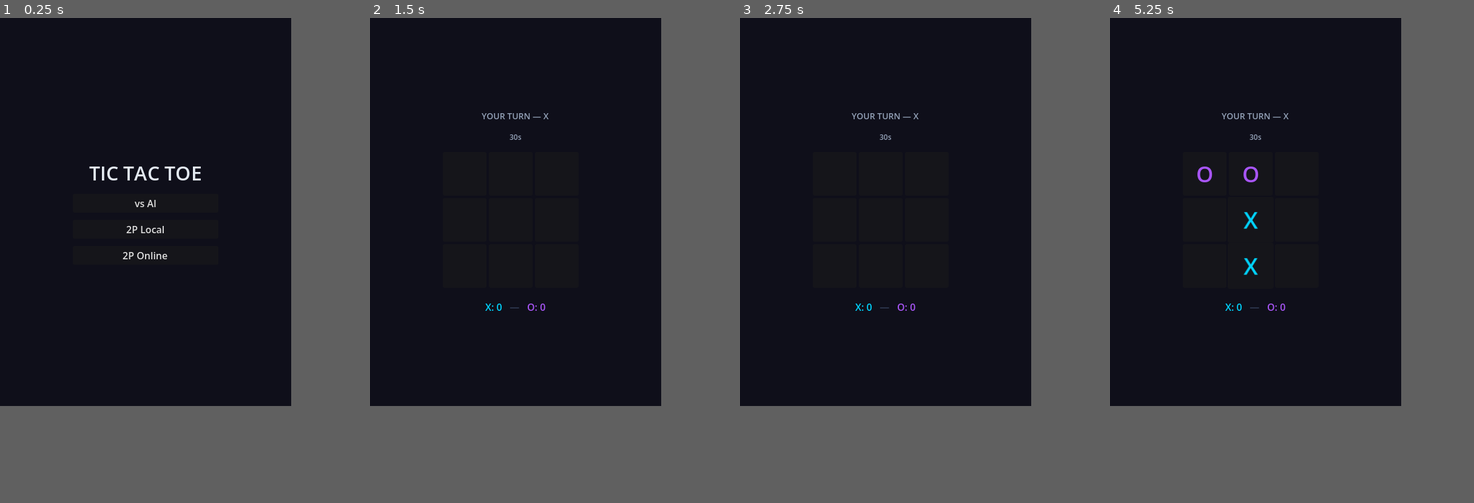
Above: before the commit, frames 1-4 (left to right).
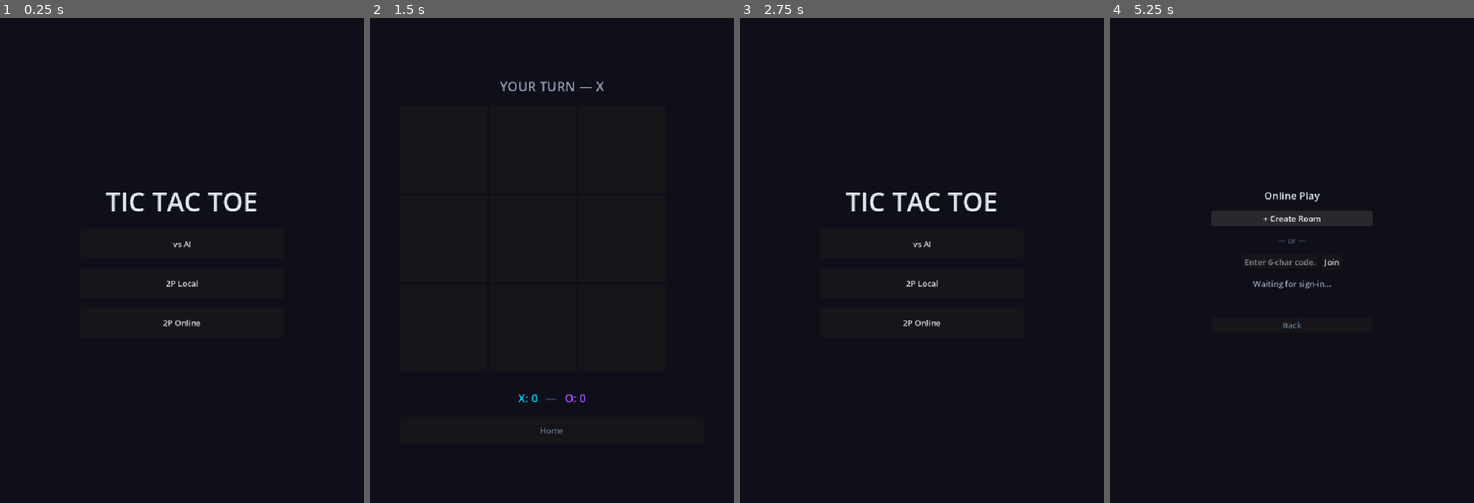
Above: after the commit, the same moments.

Repository: weilies/nexus-arcade
Game: Godot game, scene res://scenes/MainMenu.tscn
Same seed, same stepped clock (60 frames per second), same inputs: the game is played once before the commit and once after it.
Inputs (mouse positions are in pixels of both pictures, inside the frame that each line leads up to):
- Up to frame 1 (0.25 s): no input
- Up to frame 2 (1.5 s): click "vs AI" at 0.5 s; click "Hard — Unbeatable" at 1.25 s
- Up to frame 3 (2.75 s): click (885, 347) at 2 s, where only the run after the commit has a clickable "Home"
- Up to frame 4 (5.25 s): click (1255, 231) at 2.75 s, where only the run after the commit has a clickable "2P Local"; click (1255, 347) at 3.5 s, where only the run after the commit has a clickable "Home"; click (1255, 260) at 4.25 s, where only the run after the commit has a clickable "2P Online"; click (1255, 178) at 5 s, where only the run after the commit has a clickable "+ Create Room"
In our replay, the window is 480x640 before the commit and 600x800 after it. These sizes can differ from the game's own. Grey fills any space a smaller window leaves; there, only what the larger window draws over its background counts as a difference.

The runs differ from the first frame. In frame 1, 1.4% of the frame differs, in the area x 24-71%, y 30-64%; in frame 2, 0.6%; in frame 3, 1.0%; in frame 4, 1.5%, in the area x 24-73%, y 19-64%.

Commit message:
feat: SFX system, portal UI polish, GDD updates, Godot .uid resource tracking
- Add SFX.gd sound effects script for tic-tac-toe
- Polish portal components (login, GameCard, Nav, Leaderboard, tailwind config)
- Update GDD template with deeper design sections
- Track Godot auto-generated .uid resource files

Co-Authored-By: Claude Sonnet 4.6 <noreply@anthropic.com>

Diff:
--- a/games/tic-tac-toe/project.godot
+++ b/games/tic-tac-toe/project.godot
@@ -22,12 +22,14 @@
 [autoload]
 
 Globals="*res://scripts/Globals.gd"
+SFX="*res://scripts/SFX.gd"
 
 [display]
 
-window/size/viewport_width=480
-window/size/viewport_height=640
+window/size/viewport_width=720
+window/size/viewport_height=960
 window/stretch/mode="canvas_items"
+window/stretch/aspect="keep"
 
 [editor_plugins]
 
--- a/games/tic-tac-toe/scenes/AIDifficultySelect.gd
+++ b/games/tic-tac-toe/scenes/AIDifficultySelect.gd
@@ -3,12 +3,18 @@
 func _ready() -> void:
 	$VBoxContainer/BtnEasy.pressed.connect(_on_easy)
 	$VBoxContainer/BtnHard.pressed.connect(_on_hard)
-	$VBoxContainer/BtnBack.pressed.connect(func(): get_tree().change_scene_to_file("res://scenes/MainMenu.tscn"))
+	$VBoxContainer/BtnBack.pressed.connect(_on_back)
+
+func _on_back() -> void:
+	SFX.click()
+	get_tree().change_scene_to_file("res://scenes/MainMenu.tscn")
 
 func _on_easy() -> void:
+	SFX.click()
 	_launch(TicTacToeAI.Difficulty.EASY)
 
 func _on_hard() -> void:
+	SFX.click()
 	_launch(TicTacToeAI.Difficulty.HARD)
 
 func _launch(difficulty: TicTacToeAI.Difficulty) -> void:
--- a/games/tic-tac-toe/scenes/AIDifficultySelect.tscn
+++ b/games/tic-tac-toe/scenes/AIDifficultySelect.tscn
@@ -23,32 +23,32 @@
 anchor_top = 0.5
 anchor_right = 0.5
 anchor_bottom = 0.5
-offset_left = -120.0
-offset_top = -100.0
-offset_right = 120.0
-offset_bottom = 100.0
-theme_override_constants/separation = 12
+offset_left = -200.0
+offset_top = -160.0
+offset_right = 200.0
+offset_bottom = 160.0
+theme_override_constants/separation = 20
 alignment = 1
 
 [node name="LblTitle" type="Label" parent="VBoxContainer"]
 layout_mode = 2
 text = "Choose Difficulty"
-theme_override_font_sizes/font_size = 20
+theme_override_font_sizes/font_size = 36
 theme_override_colors/font_color = Color(0.886, 0.91, 0.941, 1)
 horizontal_alignment = 1
 
 [node name="BtnEasy" type="Button" parent="VBoxContainer"]
 layout_mode = 2
-custom_minimum_size = Vector2(240, 0)
+custom_minimum_size = Vector2(360, 60)
 text = "Easy"
 
 [node name="BtnHard" type="Button" parent="VBoxContainer"]
 layout_mode = 2
-custom_minimum_size = Vector2(240, 0)
+custom_minimum_size = Vector2(360, 60)
 text = "Hard — Unbeatable"
 
 [node name="BtnBack" type="Button" parent="VBoxContainer"]
 layout_mode = 2
-custom_minimum_size = Vector2(240, 0)
+custom_minimum_size = Vector2(360, 56)
 text = "Back"
 theme_override_colors/font_color = Color(0.392, 0.455, 0.573, 1)
--- a/games/tic-tac-toe/scenes/GameBoard.gd
+++ b/games/tic-tac-toe/scenes/GameBoard.gd
@@ -42,6 +42,7 @@
 	add_child(_turn_timer)
 	_turn_timer.timed_out.connect(_on_turn_timeout)
 
+	$VBoxContainer/BtnHome.pressed.connect(_on_home)
 	_connect_cells()
 	_refresh_ui()
 
@@ -81,6 +82,7 @@
 func _do_place(cell_index: int) -> void:
 	if not _state.place(cell_index):
 		return
+	SFX.click()
 	_animate_piece(cell_index)
 	_refresh_ui()
 	if _state.result != GameState.GameResult.ONGOING:
@@ -97,6 +99,7 @@
 func _do_place_online(cell_index: int) -> void:
 	if not _state.place(cell_index):
 		return
+	SFX.click()
 	_turn_timer.stop()
 	_animate_piece(cell_index)
 	_supabase_ref.broadcast("room:" + _room_id, "move",
@@ -134,6 +137,14 @@
 	_supabase_ref.broadcast("room:" + _room_id, "forfeit", {"player": my_mark})
 	_state.result = GameState.GameResult.O_WINS if _player_mark == GameState.Player.X else GameState.GameResult.X_WINS
 	_on_game_over()
+
+func _on_home() -> void:
+	SFX.click()
+	if _mode == Mode.ONLINE and _supabase_ref:
+		_supabase_ref.broadcast("room:" + _room_id, "forfeit",
+			{"player": GameState.player_to_str(_player_mark)})
+	get_tree().change_scene_to_file("res://scenes/MainMenu.tscn")
+	queue_free()
 
 func _exit_tree() -> void:
 	if _supabase_ref and _supabase_ref.realtime_message.is_connected(_on_online_message):
@@ -205,6 +216,27 @@
 		GameState.GameResult.O_WINS: winner = "O"
 		_: winner = "draw"
 
+	# SFX: win/lose based on mode and player perspective
+	match _state.result:
+		GameState.GameResult.X_WINS:
+			if _mode == Mode.LOCAL:
+				SFX.win()
+			elif _mode == Mode.VS_AI:
+				SFX.win()
+			elif _player_mark == GameState.Player.X:
+				SFX.win()
+			else:
+				SFX.lose()
+		GameState.GameResult.O_WINS:
+			if _mode == Mode.LOCAL:
+				SFX.win()
+			elif _mode == Mode.VS_AI:
+				SFX.lose()
+			elif _player_mark == GameState.Player.O:
+				SFX.win()
+			else:
+				SFX.lose()
+
 	var score: int
 	if _state.result == GameState.GameResult.DRAW:
 		score = 50
--- a/games/tic-tac-toe/scenes/GameBoard.tscn
+++ b/games/tic-tac-toe/scenes/GameBoard.tscn
@@ -24,139 +24,132 @@
 anchor_top = 0.5
 anchor_right = 0.5
 anchor_bottom = 0.5
-offset_left = -120.0
-offset_top = -160.0
-offset_right = 120.0
-offset_bottom = 160.0
-theme_override_constants/separation = 16
+offset_left = -300.0
+offset_top = -400.0
+offset_right = 300.0
+offset_bottom = 400.0
+theme_override_constants/separation = 22
 alignment = 1
 
 [node name="LblStatus" type="Label" parent="VBoxContainer"]
 layout_mode = 2
 text = "YOUR TURN — X"
-theme_override_font_sizes/font_size = 14
-theme_override_colors/font_color = Color(0.58, 0.635, 0.722, 1)
-horizontal_alignment = 1
-
-[node name="LblTimer" type="Label" parent="VBoxContainer"]
-layout_mode = 2
-text = "30s"
-theme_override_font_sizes/font_size = 12
+theme_override_font_sizes/font_size = 26
 theme_override_colors/font_color = Color(0.58, 0.635, 0.722, 1)
 horizontal_alignment = 1
 
 [node name="Grid" type="GridContainer" parent="VBoxContainer"]
 layout_mode = 2
-custom_minimum_size = Vector2(228, 228)
+custom_minimum_size = Vector2(540, 540)
 theme_override_constants/h_separation = 4
 theme_override_constants/v_separation = 4
 columns = 3
 
 [node name="Cell0" type="Panel" parent="VBoxContainer/Grid"]
-custom_minimum_size = Vector2(72, 72)
+custom_minimum_size = Vector2(172, 172)
 
 [node name="Mark" type="Label" parent="VBoxContainer/Grid/Cell0"]
 layout_mode = 1
 anchors_preset = 15
 anchor_right = 1.0
 anchor_bottom = 1.0
-theme_override_font_sizes/font_size = 36
+theme_override_font_sizes/font_size = 88
 horizontal_alignment = 1
 vertical_alignment = 1
 
 [node name="Cell1" type="Panel" parent="VBoxContainer/Grid"]
-custom_minimum_size = Vector2(72, 72)
+custom_minimum_size = Vector2(172, 172)
 
 [node name="Mark" type="Label" parent="VBoxContainer/Grid/Cell1"]
 layout_mode = 1
 anchors_preset = 15
 anchor_right = 1.0
 anchor_bottom = 1.0
-theme_override_font_sizes/font_size = 36
+theme_override_font_sizes/font_size = 88
 horizontal_alignment = 1
 vertical_alignment = 1
 
 [node name="Cell2" type="Panel" parent="VBoxContainer/Grid"]
-custom_minimum_size = Vector2(72, 72)
+custom_minimum_size = Vector2(172, 172)
 
 [node name="Mark" type="Label" parent="VBoxContainer/Grid/Cell2"]
 layout_mode = 1
 anchors_preset = 15
 anchor_right = 1.0
 anchor_bottom = 1.0
-theme_override_font_sizes/font_size = 36
+theme_override_font_sizes/font_size = 88
 horizontal_alignment = 1
 vertical_alignment = 1
 
 [node name="Cell3" type="Panel" parent="VBoxContainer/Grid"]
-custom_minimum_size = Vector2(72, 72)
+custom_minimum_size = Vector2(172, 172)
 
 [node name="Mark" type="Label" parent="VBoxContainer/Grid/Cell3"]
 layout_mode = 1
 anchors_preset = 15
 anchor_right = 1.0
 anchor_bottom = 1.0
-theme_override_font_sizes/font_size = 36
+theme_override_font_sizes/font_size = 88
 horizontal_alignment = 1
 vertical_alignment = 1
 
 [node name="Cell4" type="Panel" parent="VBoxContainer/Grid"]
-custom_minimum_size = Vector2(72, 72)
+custom_minimum_size = Vector2(172, 172)
 
 [node name="Mark" type="Label" parent="VBoxContainer/Grid/Cell4"]
 layout_mode = 1
 anchors_preset = 15
 anchor_right = 1.0
 anchor_bottom = 1.0
-theme_override_font_sizes/font_size = 36
+theme_override_font_sizes/font_size = 88
 horizontal_alignment = 1
 vertical_alignment = 1
 
 [node name="Cell5" type="Panel" parent="VBoxContainer/Grid"]
-custom_minimum_size = Vector2(72, 72)
+custom_minimum_size = Vector2(172, 172)
 
 [node name="Mark" type="Label" parent="VBoxContainer/Grid/Cell5"]
 layout_mode = 1
 anchors_preset = 15
 anchor_right = 1.0
 anchor_bottom = 1.0
-theme_override_font_sizes/font_size = 36
+theme_override_font_sizes/font_size = 88
 horizontal_alignment = 1
 vertical_alignment = 1
 
 [node name="Cell6" type="Panel" parent="VBoxContainer/Grid"]
-custom_minimum_size = Vector2(72, 72)
+custom_minimum_size = Vector2(172, 172)
 
 [node name="Mark" type="Label" parent="VBoxContainer/Grid/Cell6"]
 layout_mode = 1
 anchors_preset = 15
 anchor_right = 1.0
 anchor_bottom = 1.0
-theme_override_font_sizes/font_size = 36
+theme_override_font_sizes/font_size = 88
 horizontal_alignment = 1
 vertical_alignment = 1
 
 [node name="Cell7" type="Panel" parent="VBoxContainer/Grid"]
-custom_minimum_size = Vector2(72, 72)
+custom_minimum_size = Vector2(172, 172)
 
 [node name="Mark" type="Label" parent="VBoxContainer/Grid/Cell7"]
 layout_mode = 1
 anchors_preset = 15
 anchor_right = 1.0
 anchor_bottom = 1.0
-theme_override_font_sizes/font_size = 36
+theme_override_font_sizes/font_size = 88
 horizontal_alignment = 1
 vertical_alignment = 1
 
 [node name="Cell8" type="Panel" parent="VBoxContainer/Grid"]
-custom_minimum_size = Vector2(72, 72)
+custom_minimum_size = Vector2(172, 172)
 
 [node name="Mark" type="Label" parent="VBoxContainer/Grid/Cell8"]
 layout_mode = 1
 anchors_preset = 15
 anchor_right = 1.0
 anchor_bottom = 1.0
-theme_override_font_sizes/font_size = 36
+theme_override_font_sizes/font_size = 88
 horizontal_alignment = 1
 vertical_alignment = 1
 
@@ -167,17 +160,26 @@
 [node name="LblScoreX" type="Label" parent="VBoxContainer/ScoreRow"]
 layout_mode = 2
 text = "X: 0"
+theme_override_font_sizes/font_size = 22
 theme_override_colors/font_color = Color(0, 0.831, 1, 1)
 
 [node name="LblSep" type="Label" parent="VBoxContainer/ScoreRow"]
 layout_mode = 2
 text = "  —  "
+theme_override_font_sizes/font_size = 22
 theme_override_colors/font_color = Color(0.204, 0.251, 0.353, 1)
 
 [node name="LblScoreO" type="Label" parent="VBoxContainer/ScoreRow"]
 layout_mode = 2
 text = "O: 0"
+theme_override_font_sizes/font_size = 22
 theme_override_colors/font_color = Color(0.659, 0.333, 0.969, 1)
+
+[node name="BtnHome" type="Button" parent="VBoxContainer"]
+layout_mode = 2
+custom_minimum_size = Vector2(200, 52)
+text = "Home"
+theme_override_colors/font_color = Color(0.392, 0.455, 0.573, 1)
 
 [node name="Bridge" type="Node" parent="."]
 script = ExtResource("2_portalbridge")
--- a/games/tic-tac-toe/scenes/GameOver.gd
+++ b/games/tic-tac-toe/scenes/GameOver.gd
@@ -40,11 +40,14 @@
 	tween.tween_property(self, "position", origin, 0.04)
 
 func _on_play_again() -> void:
+	SFX.click()
+	_board_ref._game_over_fired = false
 	_board_ref._state = GameState.new()
 	_board_ref._refresh_ui()
 	queue_free()
 
 func _on_menu() -> void:
+	SFX.click()
 	_board_ref.queue_free()
 	get_tree().change_scene_to_file("res://scenes/MainMenu.tscn")
 	queue_free()
--- a/games/tic-tac-toe/scenes/GameOver.tscn
+++ b/games/tic-tac-toe/scenes/GameOver.tscn
@@ -23,36 +23,38 @@
 anchor_top = 0.5
 anchor_right = 0.5
 anchor_bottom = 0.5
-offset_left = -120.0
-offset_top = -80.0
-offset_right = 120.0
-offset_bottom = 80.0
-theme_override_constants/separation = 16
+offset_left = -240.0
+offset_top = -160.0
+offset_right = 240.0
+offset_bottom = 160.0
+theme_override_constants/separation = 24
 alignment = 1
 
 [node name="LblResult" type="Label" parent="VBoxContainer"]
 layout_mode = 2
 text = "YOU WIN!"
-theme_override_font_sizes/font_size = 28
+theme_override_font_sizes/font_size = 52
 horizontal_alignment = 1
 
 [node name="LblSub" type="Label" parent="VBoxContainer"]
 layout_mode = 2
 text = "X wins the match"
-theme_override_font_sizes/font_size = 12
+theme_override_font_sizes/font_size = 22
 theme_override_colors/font_color = Color(0.58, 0.635, 0.722, 1)
 horizontal_alignment = 1
 
 [node name="BtnRow" type="HBoxContainer" parent="VBoxContainer"]
 layout_mode = 2
-theme_override_constants/separation = 12
+theme_override_constants/separation = 16
 alignment = 1
 
 [node name="BtnPlayAgain" type="Button" parent="VBoxContainer/BtnRow"]
 layout_mode = 2
+custom_minimum_size = Vector2(180, 56)
 text = "Play Again"
 
 [node name="BtnMenu" type="Button" parent="VBoxContainer/BtnRow"]
 layout_mode = 2
+custom_minimum_size = Vector2(180, 56)
 text = "Menu"
 theme_override_colors/font_color = Color(0.392, 0.455, 0.573, 1)
--- a/games/tic-tac-toe/scenes/MainMenu.gd
+++ b/games/tic-tac-toe/scenes/MainMenu.gd
@@ -6,13 +6,16 @@
 	$VBoxContainer/BtnOnline.pressed.connect(_on_online)
 
 func _on_vs_ai() -> void:
+	SFX.click()
 	get_tree().change_scene_to_file("res://scenes/AIDifficultySelect.tscn")
 
 func _on_local() -> void:
+	SFX.click()
 	var board = load("res://scenes/GameBoard.tscn").instantiate()
 	board.setup_local()
 	get_tree().root.add_child(board)
 	queue_free()
 
 func _on_online() -> void:
+	SFX.click()
 	get_tree().change_scene_to_file("res://scenes/OnlineLobby.tscn")
--- a/games/tic-tac-toe/scenes/MainMenu.tscn
+++ b/games/tic-tac-toe/scenes/MainMenu.tscn
@@ -23,31 +23,31 @@
 anchor_top = 0.5
 anchor_right = 0.5
 anchor_bottom = 0.5
-offset_left = -120.0
-offset_top = -120.0
-offset_right = 120.0
-offset_bottom = 120.0
-theme_override_constants/separation = 12
+offset_left = -200.0
+offset_top = -170.0
+offset_right = 200.0
+offset_bottom = 170.0
+theme_override_constants/separation = 18
 alignment = 1
 
 [node name="LblTitle" type="Label" parent="VBoxContainer"]
 layout_mode = 2
 text = "TIC TAC TOE"
-theme_override_font_sizes/font_size = 32
+theme_override_font_sizes/font_size = 52
 theme_override_colors/font_color = Color(0.886, 0.91, 0.941, 1)
 horizontal_alignment = 1
 
 [node name="BtnVsAI" type="Button" parent="VBoxContainer"]
 layout_mode = 2
-custom_minimum_size = Vector2(240, 0)
+custom_minimum_size = Vector2(360, 60)
 text = "vs AI"
 
 [node name="BtnLocal" type="Button" parent="VBoxContainer"]
 layout_mode = 2
-custom_minimum_size = Vector2(240, 0)
+custom_minimum_size = Vector2(360, 60)
 text = "2P Local"
 
 [node name="BtnOnline" type="Button" parent="VBoxContainer"]
 layout_mode = 2
-custom_minimum_size = Vector2(240, 0)
+custom_minimum_size = Vector2(360, 60)
 text = "2P Online"
--- /dev/null
+++ b/games/tic-tac-toe/scripts/SFX.gd
@@ -0,0 +1,58 @@
+extends Node
+
+const _RATE := 22050
+
+func _make_tone(freq: float, dur: float, vol: float) -> AudioStreamWAV:
+	var n := int(_RATE * dur)
+	var data := PackedByteArray()
+	data.resize(n * 2)
+	for i in n:
+		var t := float(i) / _RATE
+		var fade := minf(1.0, float(n - i) / maxf(1.0, _RATE * 0.04))
+		var s := clampi(int(sin(TAU * freq * t) * fade * vol * 32767.0), -32768, 32767)
+		data[i * 2] = s & 0xFF
+		data[i * 2 + 1] = (s >> 8) & 0xFF
+	var wav := AudioStreamWAV.new()
+	wav.data = data
+	wav.format = AudioStreamWAV.FORMAT_16_BITS
+	wav.mix_rate = _RATE
+	wav.stereo = false
+	return wav
+
+func _make_sequence(freqs: Array, note_dur: float, vol: float) -> AudioStreamWAV:
+	var spn := int(_RATE * note_dur)
+	var data := PackedByteArray()
+	data.resize(spn * freqs.size() * 2)
+	for ni in freqs.size():
+		var freq: float = freqs[ni]
+		for i in spn:
+			var gi := ni * spn + i
+			var t := float(i) / _RATE
+			var attack := minf(1.0, float(i) / maxf(1.0, _RATE * 0.005))
+			var decay := minf(1.0, float(spn - i) / maxf(1.0, _RATE * 0.04))
+			var env := attack * decay
+			var s := clampi(int(sin(TAU * freq * t) * env * vol * 32767.0), -32768, 32767)
+			data[gi * 2] = s & 0xFF
+			data[gi * 2 + 1] = (s >> 8) & 0xFF
+	var wav := AudioStreamWAV.new()
+	wav.data = data
+	wav.format = AudioStreamWAV.FORMAT_16_BITS
+	wav.mix_rate = _RATE
+	wav.stereo = false
+	return wav
+
+func _play(stream: AudioStreamWAV) -> void:
+	var p := AudioStreamPlayer.new()
+	p.stream = stream
+	add_child(p)
+	p.play()
+	p.finished.connect(p.queue_free)
+
+func click() -> void:
+	_play(_make_tone(880.0, 0.05, 0.22))
+
+func win() -> void:
+	_play(_make_sequence([523.25, 659.25, 783.99, 1046.5], 0.11, 0.38))
+
+func lose() -> void:
+	_play(_make_sequence([392.0, 349.23, 293.66, 261.63], 0.13, 0.32))
Not shown, added: games/tic-tac-toe/addons/gut/GutScene.gd.uid
Not shown, added: games/tic-tac-toe/addons/gut/UserFileViewer.gd.uid
Not shown, added: games/tic-tac-toe/addons/gut/autofree.gd.uid
Not shown, added: games/tic-tac-toe/addons/gut/awaiter.gd.uid
Not shown, added: games/tic-tac-toe/addons/gut/collected_script.gd.uid
Not shown, added: games/tic-tac-toe/addons/gut/collected_test.gd.uid
Not shown, added: games/tic-tac-toe/addons/gut/comparator.gd.uid
Not shown, added: games/tic-tac-toe/addons/gut/compare_result.gd.uid
Not shown, added: games/tic-tac-toe/addons/gut/diff_formatter.gd.uid
Not shown, added: games/tic-tac-toe/addons/gut/diff_tool.gd.uid
Not shown, added: games/tic-tac-toe/addons/gut/double_tools.gd.uid
Not shown, added: games/tic-tac-toe/addons/gut/doubler.gd.uid
(and 62 more such lines)
